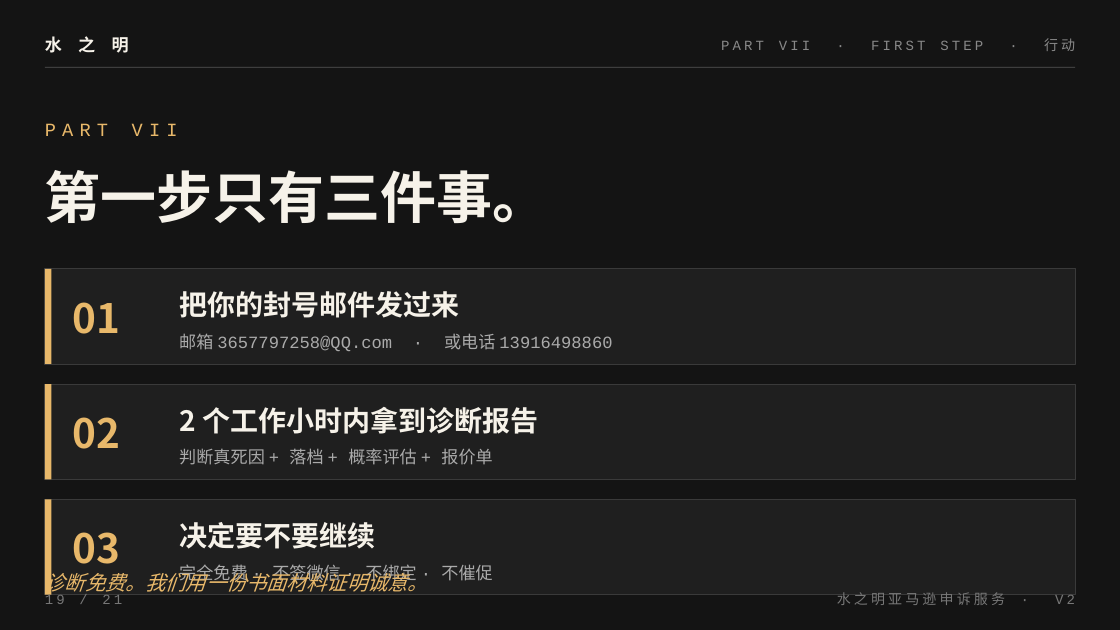
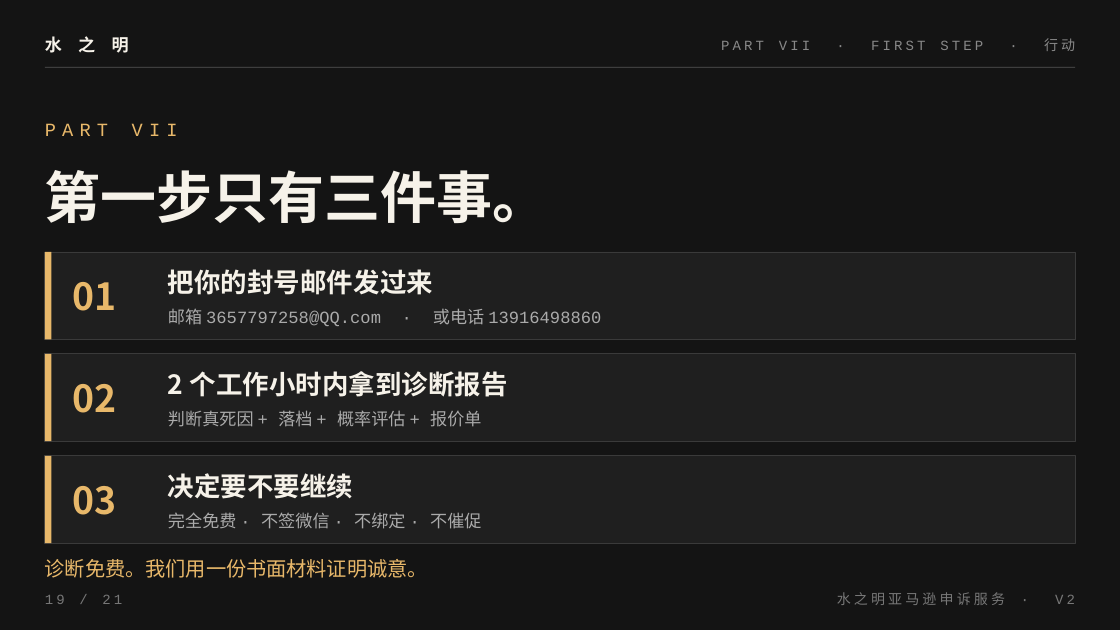
Before and after one commit to chenfei125/shuizhiming-site1, a slide deck: slide 19 of 水之明销售介绍.pptx. Drawn at 1120x630 pixels with LibreOffice and Linux fonts; fonts in the diff are those of the drawing. Boxes give left, top, right and bottom in pixels: in the first picture for what was removed or moved away, otherwise in the second. Text is boxed around its words. In the diff, an @@ line names an element or a change of style, - is before the commit and + after.

```diff
--- a/水之明销售介绍.pptx
+++ b/水之明销售介绍.pptx
@@ rectangle: place and size @@
-rectangle at [45, 269, 1075, 364]
+rectangle at [45, 252, 1075, 339]
@@ rectangle: place and size @@
-rectangle at [45, 269, 52, 364]
+rectangle at [45, 252, 52, 339]
@@ text "01": place and size @@
-text "01" at [73, 302, 121, 334]
+text "01" at [73, 282, 117, 311]
@@ text "把你的封号邮件发过来": place and size @@
-text "把你的封号邮件发过来" at [179, 291, 459, 318]
+text "把你的封号邮件发过来" at [168, 269, 433, 295]
@@ text "邮箱 3657797258@QQ.com · 或电话 13916498860": place and size @@
-text "邮箱 3657797258@QQ.com · 或电话 13916498860" at [179, 333, 612, 351]
+text "邮箱 3657797258@QQ.com · 或电话 13916498860" at [168, 308, 601, 326]
@@ rectangle: place and size @@
-rectangle at [45, 384, 1075, 479]
+rectangle at [45, 354, 1075, 441]
@@ rectangle: place and size @@
-rectangle at [45, 384, 52, 479]
+rectangle at [45, 354, 52, 441]
@@ text "02": place and size @@
-text "02" at [73, 417, 121, 449]
+text "02" at [73, 384, 117, 413]
@@ text "2 个工作小时内拿到诊断报告": place and size @@
-text "2 个工作小时内拿到诊断报告" at [179, 407, 538, 434]
+text "2 个工作小时内拿到诊断报告" at [168, 371, 508, 397]
@@ text "判断真死因 + 落档 + 概率评估 ...": place and size @@
-text "判断真死因 + 落档 + 概率评估 ..." at [179, 448, 492, 465]
+text "判断真死因 + 落档 + 概率评估 ..." at [168, 410, 481, 427]
@@ rectangle: place and size @@
-rectangle at [45, 500, 1075, 595]
+rectangle at [45, 456, 1075, 543]
@@ rectangle: place and size @@
-rectangle at [45, 500, 52, 595]
+rectangle at [45, 456, 52, 543]
@@ size 26 to 24 pt in 3 elements at [73, 282, 117, 311], [73, 384, 117, 413], [73, 486, 117, 515] @@
@@ text "03": place and size @@
-text "03" at [73, 532, 121, 575]
+text "03" at [73, 486, 117, 515]
@@ size 18 to 17 pt in 3 elements at [168, 269, 433, 295], [168, 371, 508, 397], [168, 473, 353, 499] @@
@@ text "决定要不要继续": place and size @@
-text "决定要不要继续" at [179, 522, 375, 549]
+text "决定要不要继续" at [168, 473, 353, 499]
@@ text "完全免费 · 不签微信 · 不绑定 ...": place and size @@
-text "完全免费 · 不签微信 · 不绑定 ..." at [179, 564, 492, 584]
+text "完全免费 · 不签微信 · 不绑定 ..." at [168, 512, 481, 529]
@@ text "诊断免费。我们用一份书面材料证明诚意。": place and size @@
-text "诊断免费。我们用一份书面材料证明诚意。" at [45, 569, 428, 596]
+text "诊断免费。我们用一份书面材料证明诚意。" at [45, 559, 428, 578]
@@ text "诊断免费。我们用一份书面材料证明诚意。" at [45, 559, 428, 578]: italic off @@
```
Also in this commit, not shown: 9 other slides changed, 1 other file.
